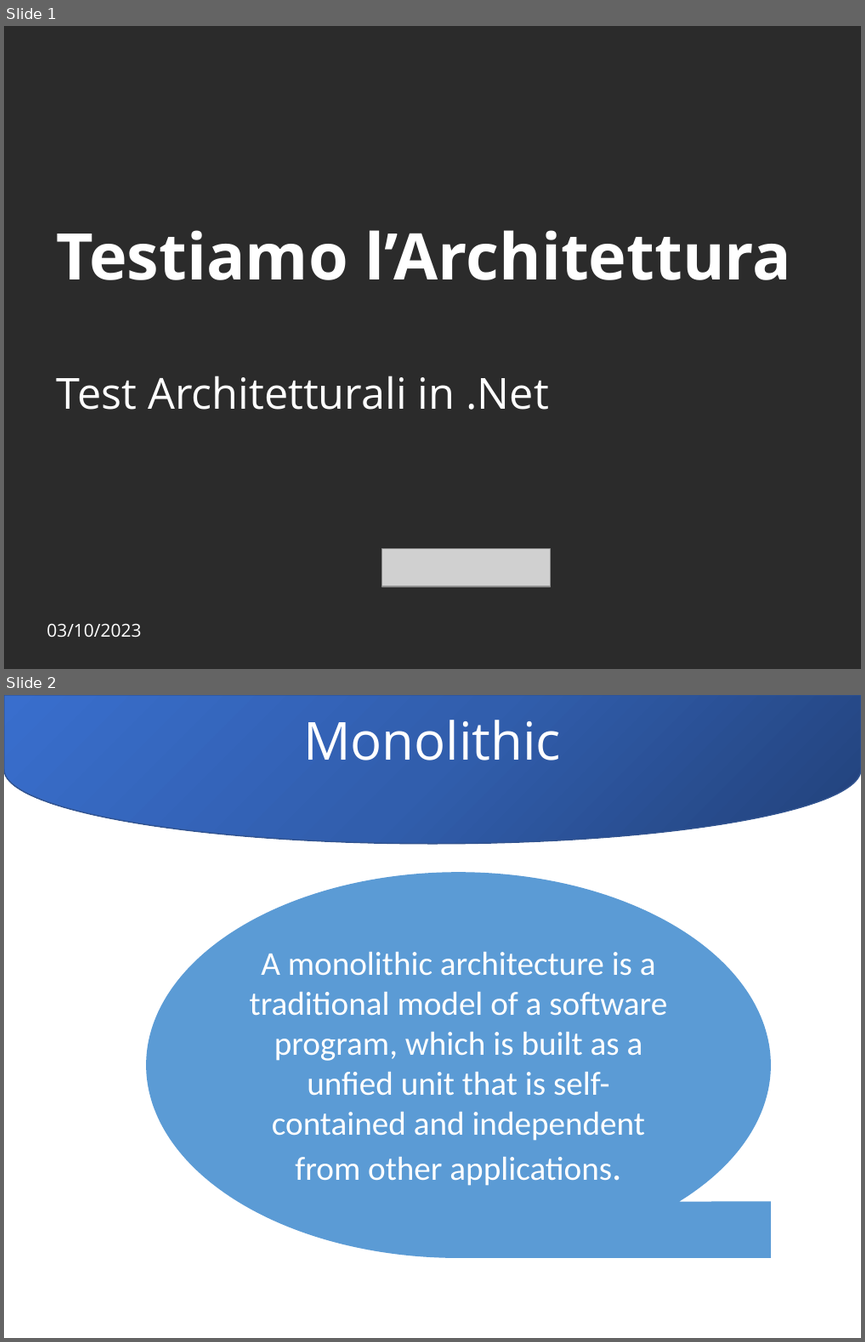
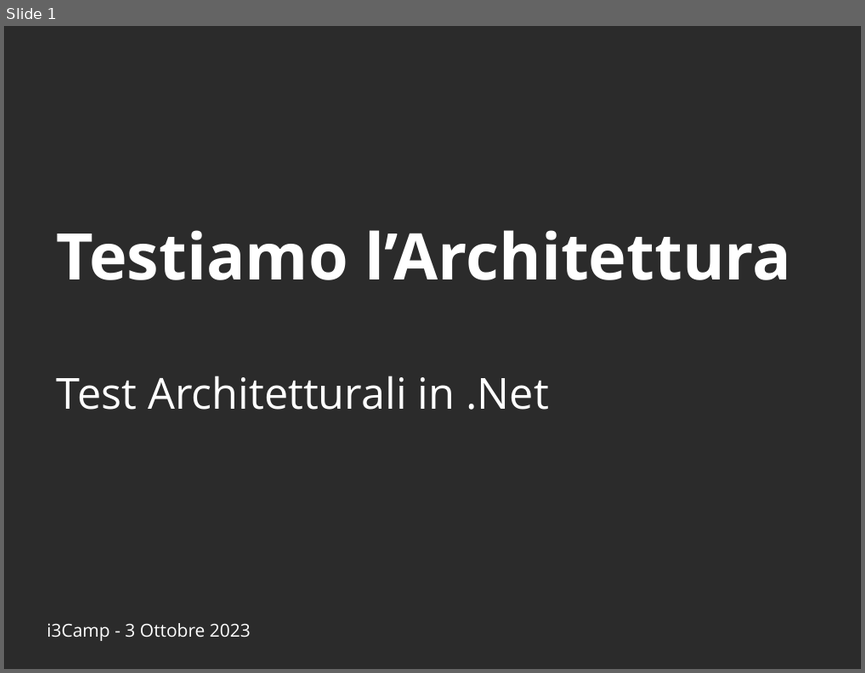
Before and after one commit to Ace68/slide, a slide deck: 2023/20231004-i3Camp/20231003-i3Camp.pptx. Shown one above the other, each under a label of ours: slides 1 and 2 before the commit, slide 1 after it. The pictures are 865x1342 and 865x673 pixels, drawn with LibreOffice and Linux fonts; fonts in the diff are those of the drawing; grey boxes stand for pictures; background and template pictures are left out; a plain dark background stands for a picture behind light text. Boxes give left, top, right and bottom in pixels: in the first picture for what was removed or moved away, otherwise in the second. Text is boxed around its words. In the diff, an @@ line names an element or a change of style, - is before the commit and + after.

Commit message:
i3Camp 2023-10

```diff
--- a/2023/20231004-i3Camp/20231003-i3Camp.pptx
+++ b/2023/20231004-i3Camp/20231003-i3Camp.pptx
@@ slide 2 removed at (x1=4, y1=695, x2=861, y2=1338), background #FFFFFF @@
@@ flow chart delay removed at (x1=4, y1=696, x2=860, y2=844) @@
@@ text removed at (x1=303, y1=720, x2=561, y2=760) @@
-Monolithic
@@ title removed at (x1=115, y1=760, x2=658, y2=842) @@
-All we need is Data!
@@ flow chart magnetic tape removed at (x1=146, y1=873, x2=771, y2=1258) @@
-A monolithic architecture is a traditional model of a software program, which is built as a unfied unit that is self-contained and independent from other applications.
@@ slide 1 changed as well @@
@@ picture removed at (x1=382, y1=548, x2=550, y2=585) @@
@@ text at (x1=46, y1=623, x2=250, y2=641): text changed @@
-03/10/2023
+i3Camp - 3 Ottobre 2023
```
Also in this commit, not shown: 6 other slides changed, 5 slides added, 3 other slides removed.
